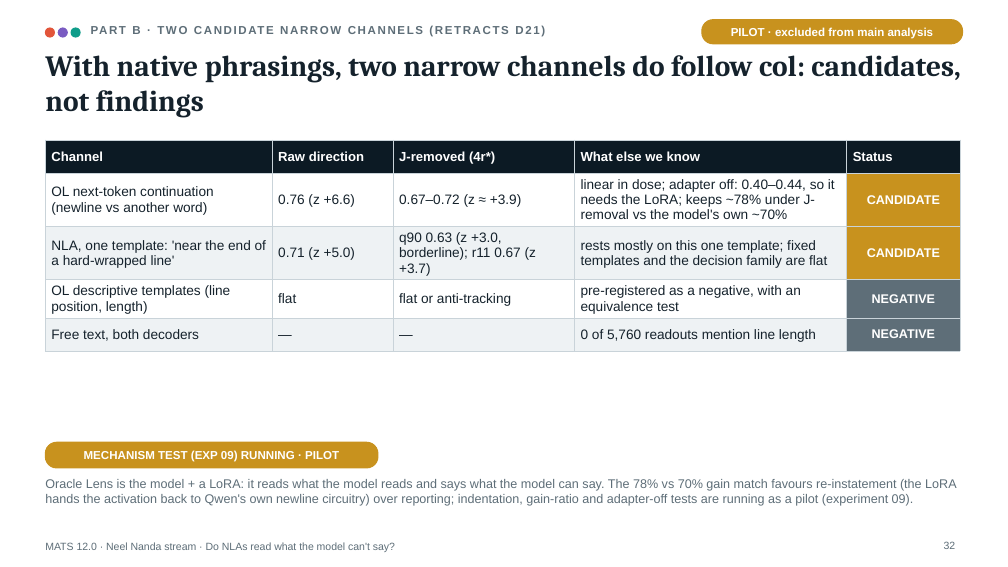
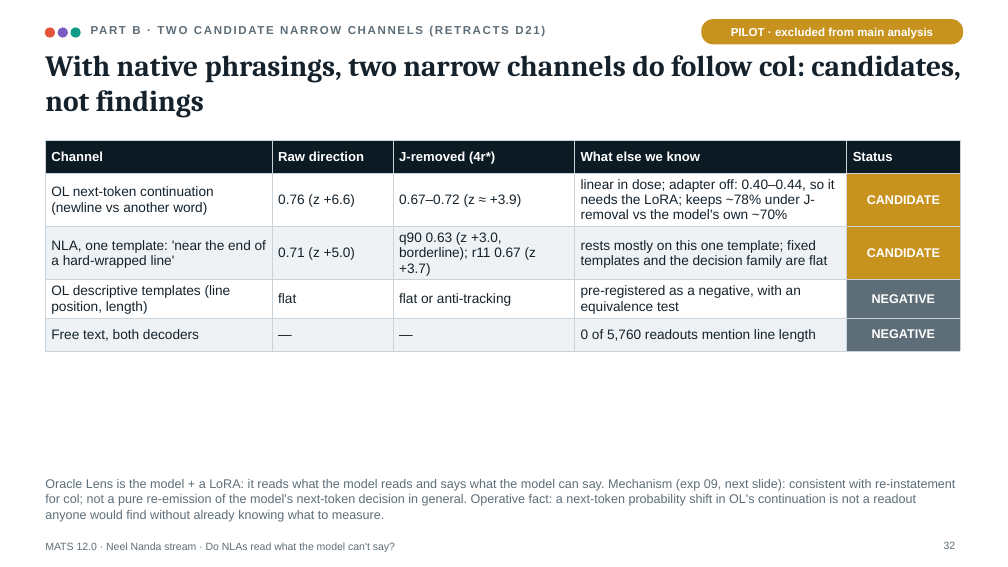
Before and after one commit to Jarus77/mats-nla-workspace, a slide deck: slide 32 of deck/mats_nla_workspace.pptx. Drawn at 1008x567 pixels with LibreOffice and Linux fonts; fonts in the diff are those of the drawing. Boxes give left, top, right and bottom in pixels: in the first picture for what was removed or moved away, otherwise in the second. Text is boxed around its words. In the diff, an @@ line names an element or a change of style, - is before the commit and + after.

```diff
--- a/deck/mats_nla_workspace.pptx
+++ b/deck/mats_nla_workspace.pptx
@@ rounded rectangle removed at bbox=[45, 442, 378, 468] @@
@@ text at bbox=[45, 479, 955, 522]: text changed @@
-Oracle Lens is the model + a LoRA: it reads what the model reads and says what the model can say. The 78% vs 70% gain match favours re-instatement (the LoRA hands the activation back to Qwen's own newline circuitry) over reporting; indentation, gain-ratio and adapter-off tests are running as a pilot (experiment 09).
+Oracle Lens is the model + a LoRA: it reads what the model reads and says what the model can say. Mechanism (exp 09, next slide): consistent with re-instatement for col; not a pure re-emission of the model's next-token decision in general. Operative fact: a next-token probability shift in OL's continuation is not a readout anyone would find without already knowing what to measure.
@@ text removed at bbox=[84, 450, 339, 462] @@
-MECHANISM TEST (EXP 09) RUNNING · PILOT
```
Also in this commit, not shown: 15 other slides changed, 3 slides added, 7 other files.
